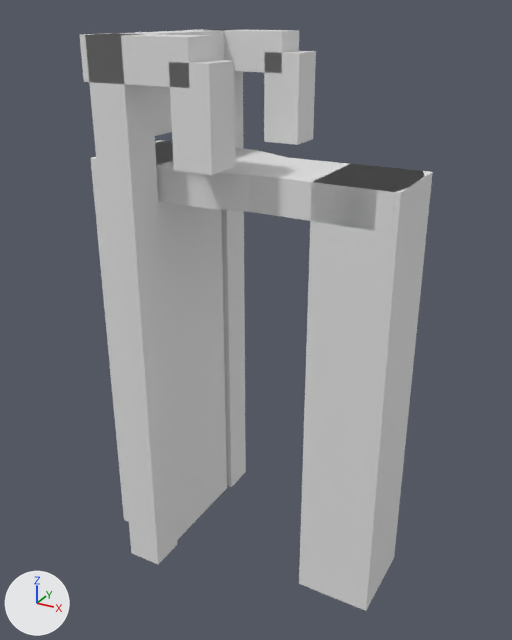
A saved change to the glTF model models/boskoop/boskoop-brug-3794f41b-35/boskoop-brug-3794f41b-35.glb.
One viewpoint serves both versions: a camera (50 mm lens) standing at (7.68, -14.09, 3.65) and looking at (-0.06, -0.02, -3.39). Every picture has the same lights, and +X, +Y and +Z are marked at lower left. The first picture is the older version.

In view in the first picture: 'building:balans', 'building:balans 2', 'building:contragewicht', 'building:hamei', 'building:hamei 2', 'building:hangstang', 'building:hangstang 2', 'building:portaal', 'road:dek', 'road:landhoofd (aangenomen)', 'road:landhoofd (aangenomen) 2'.
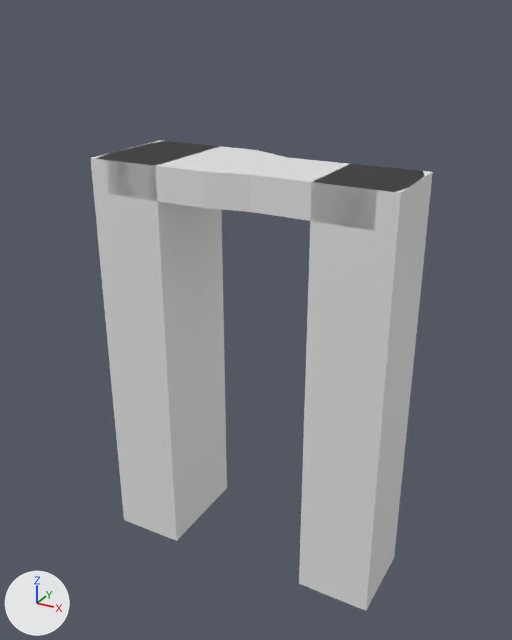
What differs and where, as boxes (x1, y1, x2, y2) in the pictures (512 x 640 px):
'building:hamei 2', deleted: before (85, 33, 178, 565)
'building:hangstang 2', deleted: before (169, 60, 235, 175)
'building:hamei', deleted: before (204, 29, 246, 487)
'building:balans 2', deleted: before (79, 33, 214, 88)
'building:hangstang', deleted: before (264, 51, 316, 145)
'building:balans', deleted: before (198, 29, 299, 73)
'building:contragewicht', deleted: before (152, 86, 172, 136)
'building:portaal', deleted: before (116, 30, 224, 60)

Patch to the scene script:
```diff
--- a/models/boskoop/boskoop-brug-3794f41b-35/boskoop-brug-3794f41b-35.glb.py
+++ b/models/boskoop/boskoop-brug-3794f41b-35/boskoop-brug-3794f41b-35.glb.py
@@ ob_building_hamei @@
-ob_building_hamei = bpy.data.objects.new('building:hamei', me_hamei)
-ob_building_hamei.location = (0.0, 0.0, 0.0)
@@ ob_building_hamei_2 @@
-ob_building_hamei_2 = bpy.data.objects.new('building:hamei 2', me_hamei_2)
-ob_building_hamei_2.location = (0.0, 0.0, 0.0)
@@ ob_building_portaal @@
-ob_building_portaal = bpy.data.objects.new('building:portaal', me_portaal)
-ob_building_portaal.location = (0.0, 0.0, 0.0)
@@ ob_building_balans @@
-ob_building_balans = bpy.data.objects.new('building:balans', me_balans)
-ob_building_balans.location = (0.0, 0.0, 0.0)
@@ ob_building_hangstang @@
-ob_building_hangstang = bpy.data.objects.new('building:hangstang', me_hangstang)
-ob_building_hangstang.location = (0.0, 0.0, 0.0)
@@ ob_building_balans_2 @@
-ob_building_balans_2 = bpy.data.objects.new('building:balans 2', me_balans_2)
-ob_building_balans_2.location = (0.0, 0.0, 0.0)
@@ ob_building_hangstang_2 @@
-ob_building_hangstang_2 = bpy.data.objects.new('building:hangstang 2', me_hangstang_2)
-ob_building_hangstang_2.location = (0.0, 0.0, 0.0)
@@ ob_building_contragewicht @@
-ob_building_contragewicht = bpy.data.objects.new('building:contragewicht', me_contragewicht)
-ob_building_contragewicht.location = (0.0, 0.0, 0.0)
```
